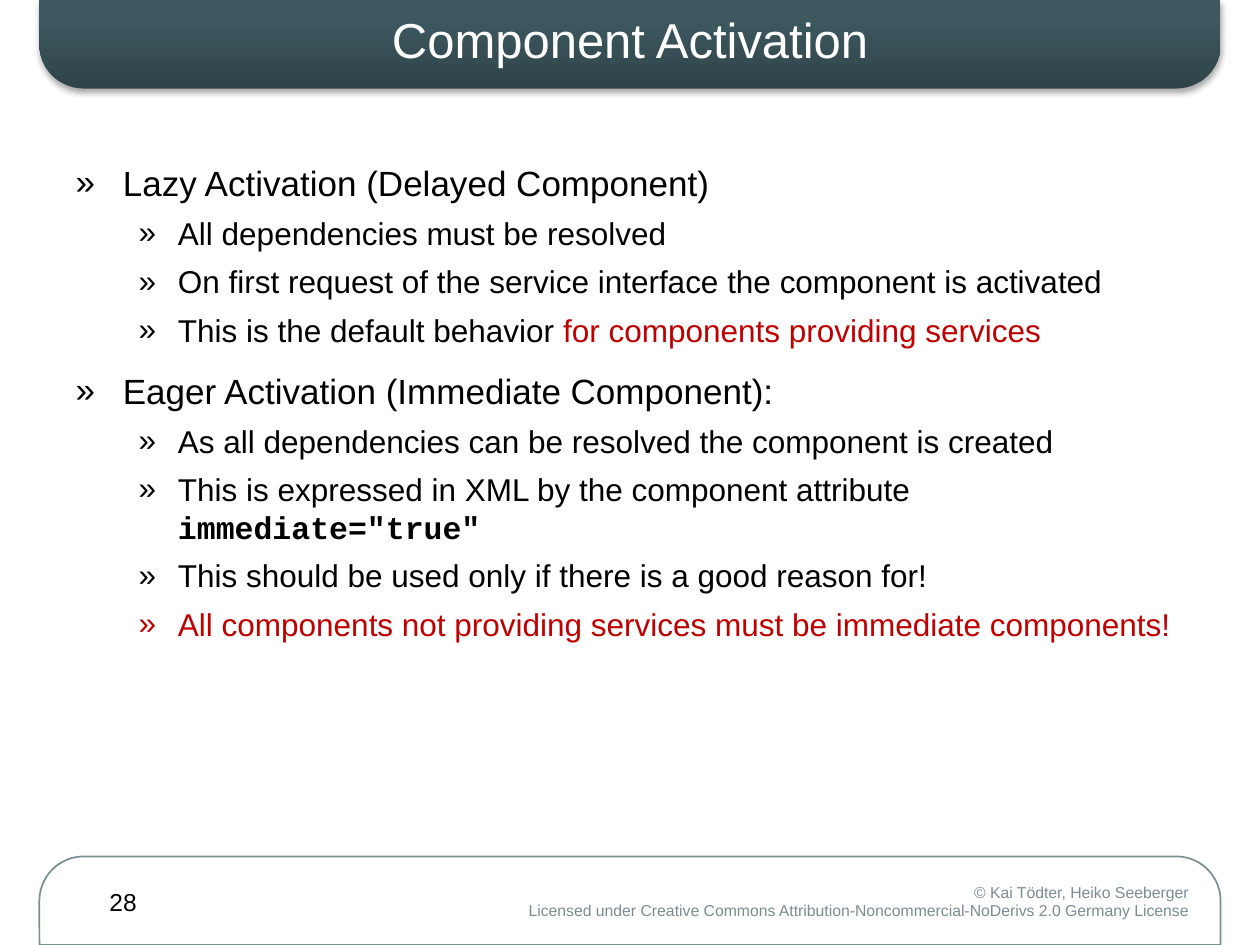
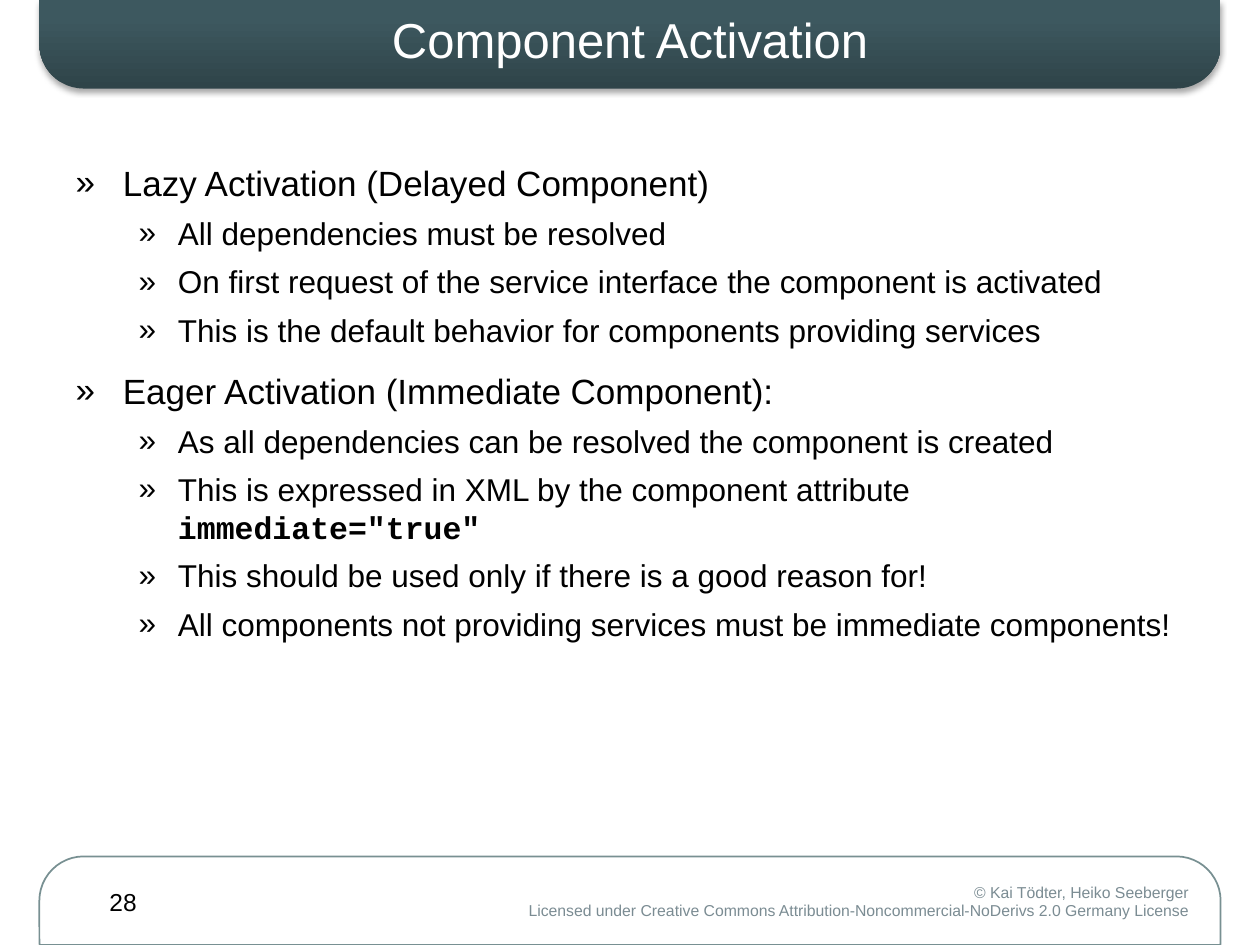
Before and after one commit to osgi-forks/osgi-person-manager, a slide deck: slide 28 of presentations/WJAX2008 DS-DM.pptx. Drawn at 1260x945 pixels with LibreOffice and Linux fonts; fonts in the diff are those of the drawing. Boxes give left, top, right and bottom in pixels: in the first picture for what was removed or moved away, otherwise in the second. Text is boxed around its words. In the diff, an @@ line names an element or a change of style, - is before the commit and + after.

```diff
--- a/presentations/WJAX2008 DS-DM.pptx
+++ b/presentations/WJAX2008 DS-DM.pptx
@@ text at [178,319,1170,642]: text colour #C00000 to #000000 in "for components providing services", "All components not providing services must be ..." @@
```
Also in this commit, not shown: 4 other slides changed, 1 slide removed, 1 other file.
